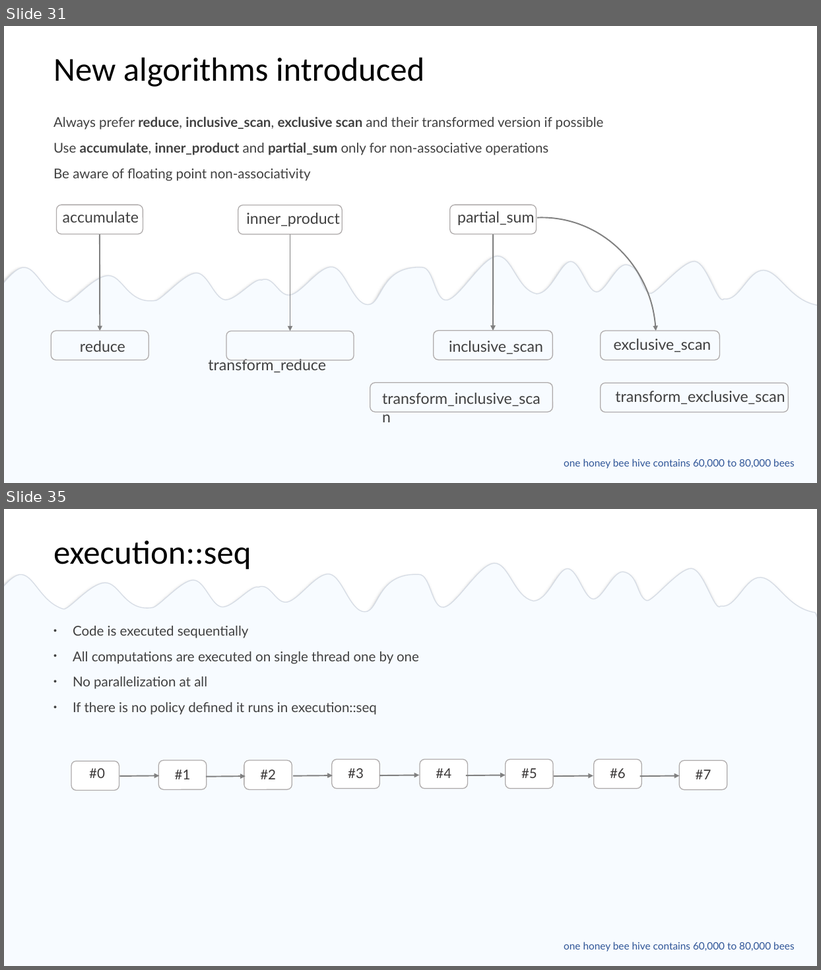
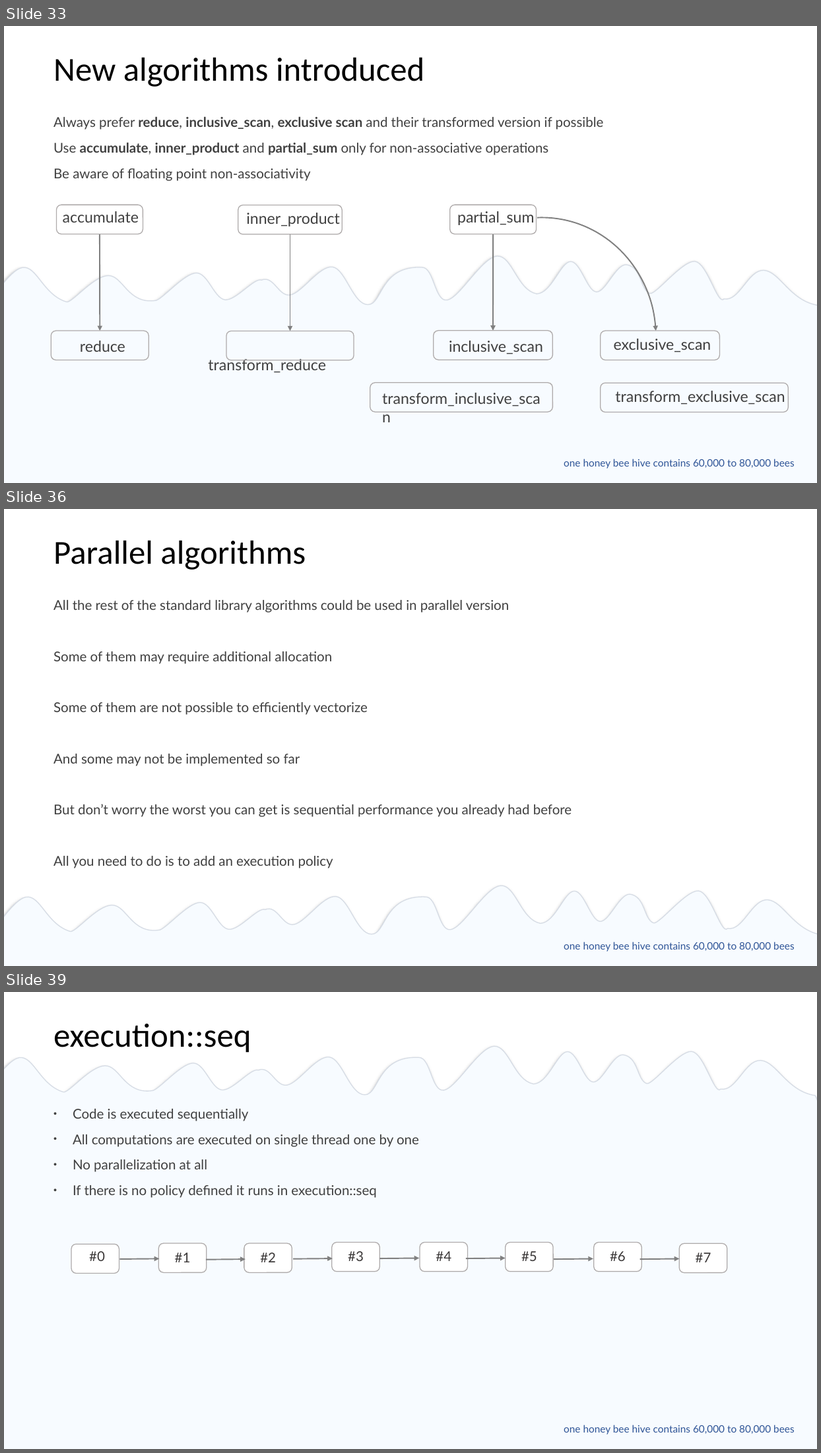
Before and after one commit to EmptySquareBubble/StoriesFromAParallelUniverse-, a slide deck: stories_from_a_paralel_universe.pptx. Shown one above the other, each under a label of ours: slides 31 and 35 before the commit, slides 33, 36 and 39 after it; the slides between them are not shown. The pictures are 821x970 and 821x1453 pixels, drawn with LibreOffice and Linux fonts; fonts in the diff are those of the drawing. Boxes give left, top, right and bottom in pixels: in the first picture for what was removed or moved away, otherwise in the second. Text is boxed around its words. In the diff, an @@ line names an element or a change of style, - is before the commit and + after.

```diff
--- a/stories_from_a_paralel_universe.pptx
+++ b/stories_from_a_paralel_universe.pptx
@@ slide 36 added at bbox=[4, 509, 817, 966], background #FFFFFF @@
@@ title added at bbox=[54, 540, 306, 570], 39.6 pt, text #000000 @@
+Parallel algorithms
@@ text added at bbox=[54, 600, 572, 869], 16 pt, text #404040 @@
+  All the rest of the standard library algorithms could be used in parallel version
+  Some of them may require additional allocation
+  Some of them are not possible to efficiently vectorize
+  And some may not be implemented so far
+  But don’t worry the worst you can get is sequential performance you already had before
+  All you need to do is to add an execution policy
@@ freeform shape added at bbox=[4, 877, 817, 961], fill #F7FBFF, outline #D6DCE5 1 pt @@
@@ rectangle added at bbox=[4, 941, 817, 966], fill #F7FBFF @@
@@ text added at bbox=[564, 942, 795, 952], 12 pt, text #2F5597 @@
+  one honey bee hive contains 60,000 to 80,000 bees
@@ what was slide 31 is now slide 33 @@
@@ what was slide 35 is now slide 39 @@
```
Also in this commit, not shown: 9 slides changed, 3 other slides added.
